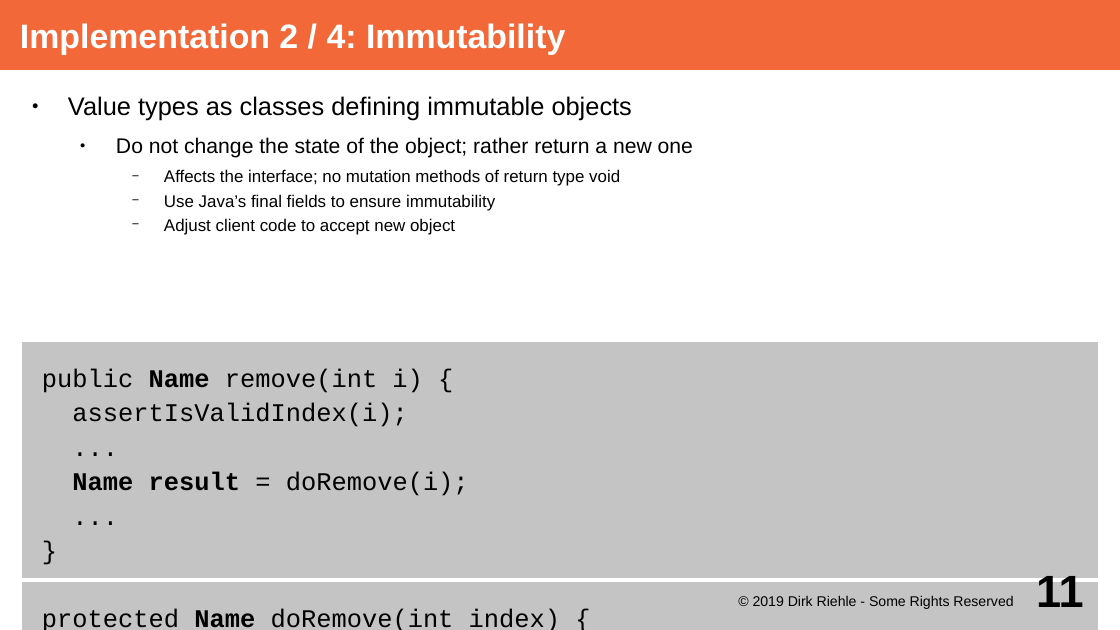
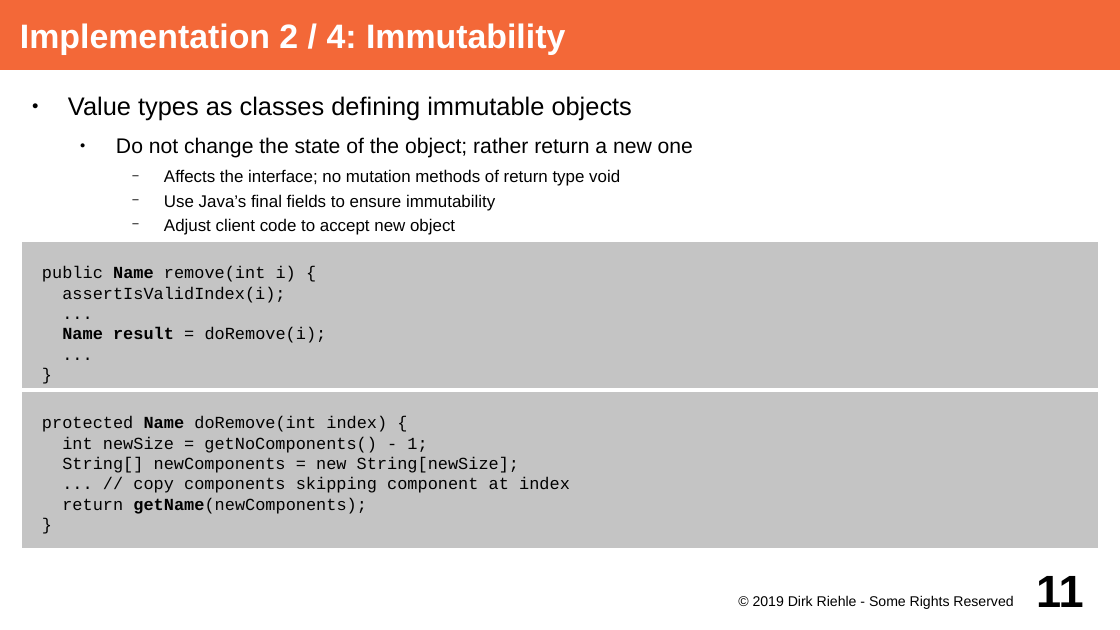
Before and after one commit to dirkriehle/adap-course, a slide deck: slide 11 of Lecture Slides/ADAP C07 - Value Objects.odp. Drawn at 1120x630 pixels with LibreOffice and Linux fonts; fonts in the diff are those of the drawing. Boxes give left, top, right and bottom in pixels: in the first picture for what was removed or moved away, otherwise in the second. Text is boxed around its words. In the diff, an @@ line names an element or a change of style, - is before the commit and + after.

Commit message:
Finished first round of adjusting slides to new 16x9 format

```diff
--- a/Lecture Slides/ADAP C07 - Value Objects.odp
+++ b/Lecture Slides/ADAP C07 - Value Objects.odp
@@ text "public Name remove(int i) {": place and size @@
-text "public Name remove(int i) {" at (20, 340, 1101, 580)
+text "public Name remove(int i) {" at (20, 240, 1101, 390)
@@ text "public Name remove(int i) {" at (20, 240, 1101, 390): size 18 to 12 pt; less space between paragraphs @@
@@ text "protected Name doRemove(int index) {" at (20, 390, 1101, 550): size 18 to 12 pt; less space between paragraphs @@
@@ text "protected Name doRemove(int index) {": place and size @@
-text "protected Name doRemove(int index) {" at (20, 580, 1101, 630)
+text "protected Name doRemove(int index) {" at (20, 390, 1101, 550)
```
Also in this commit, not shown: 18 other slides changed, 38 other files.
